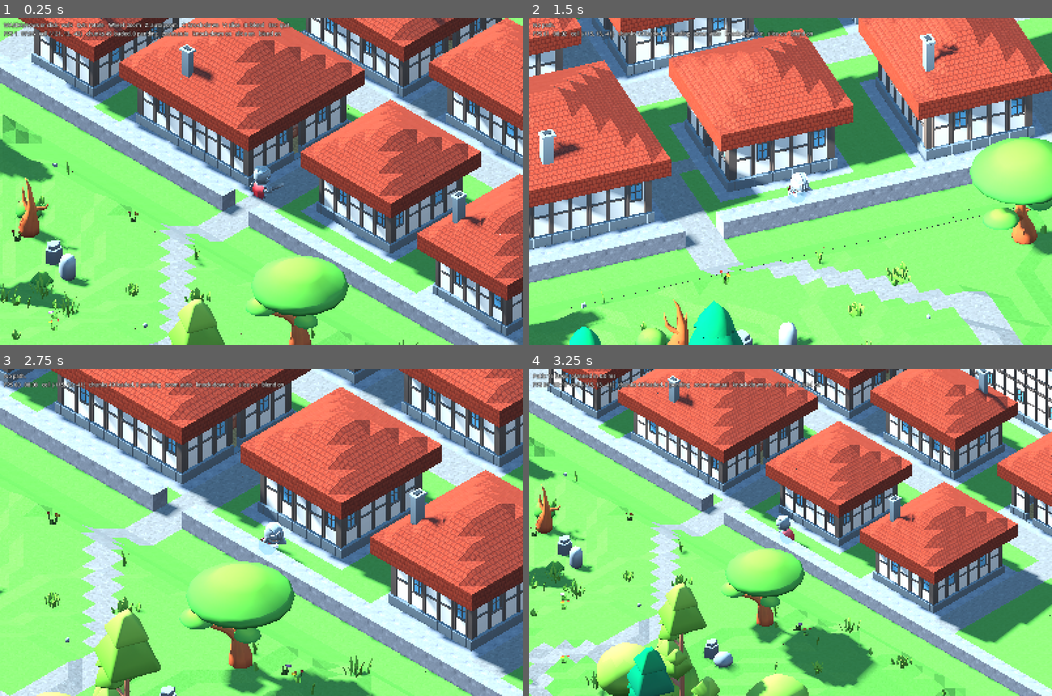
Above: before the commit, frames 1-4 (two rows, left to right).
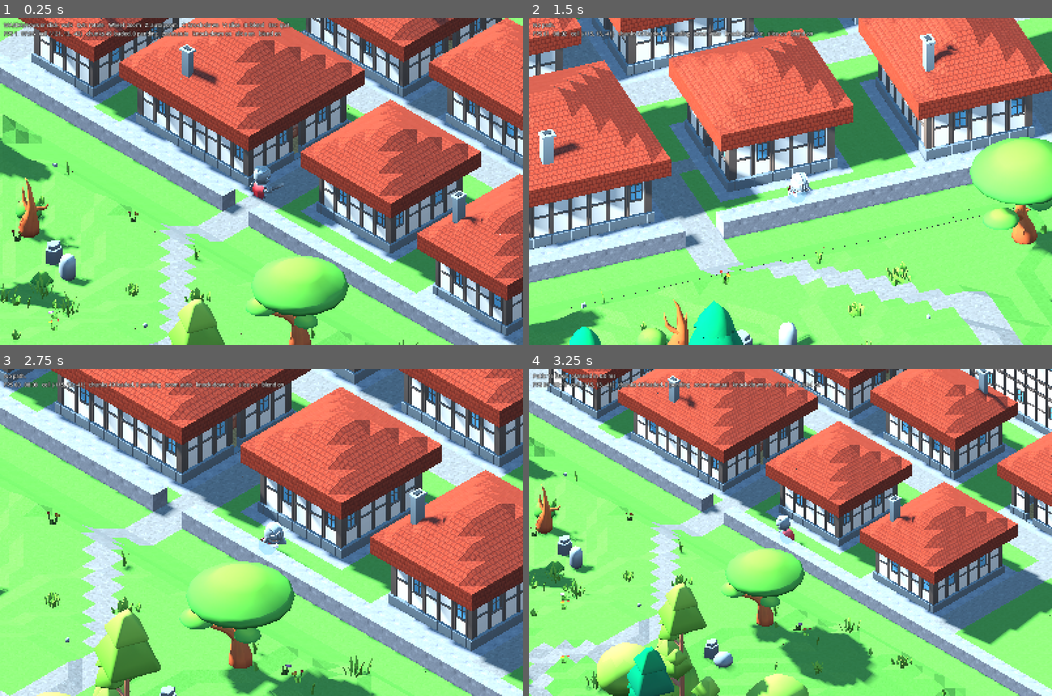
Above: after the commit, the same moments.

Repository: svachalek/iso-rpg
Game: Godot game, scene res://scenes/main.tscn
Same seed, same stepped clock (60 frames per second), same inputs: the game is played once before the commit and once after it.
Inputs (mouse positions are in pixels of both pictures, inside the frame that each line leads up to):
- Up to frame 1 (0.25 s): no input
- Up to frame 2 (1.5 s): tap Enter at 0.5 s; move the mouse to (905, 165) at 0.52 s; hold D 0.53-1.28 s; hold Shift 0.53-1.28 s; click (905, 165) at 0.67 s; move the mouse to (685, 197) at 1.27 s; hold S from 1.28 s (still down); tap Q at 1.35 s
- Up to frame 3 (2.75 s): move the mouse to (313, 460) at 2.02 s; release S at 2.03 s; hold D from 2.03 s (still down); tap E at 2.1 s
- Up to frame 4 (3.25 s): move the mouse to (764, 597) at 2.77 s; release D at 2.78 s; hold W from 2.78 s (still down); tap Z at 2.85 s; click (764, 597) at 2.92 s

The runs differ from the first frame. In frame 1, 3.5% of the frame differs, in the area x 0-100%, y 0-100%; in frame 2, 4.6%; in frame 3, 3.1%; in frame 4, 3.2%.

Commit message:
Keep the sun near its own size in the sky
- The light was widened to 2.2 degrees earlier to hide the shadow crawl,
  but the sun is about half a degree across from here, and a wider light
  reads as a nearer one: its penumbra spreads with distance, so a
  chimney's shadow fanned out into a smudge the further it fell
- Back to 0.8 degrees, with the blur left to soften what the sun's
  turning does to the shadow cascades

Co-Authored-By: Claude Opus 5 <noreply@anthropic.com>
Claude-Session: https://claude.ai/code/session_01PzxxinmoUcJfehNaPA8ew7

Diff:
--- a/scripts/main.gd
+++ b/scripts/main.gd
@@ -236,10 +236,12 @@
 	# shadow edge crawls as the sun turns through the day.
 	sun.directional_shadow_max_distance = 120.0
 	# A visibly sized sun gives soft, distance-dependent shadow edges.
-	# A softer edge also hides what is left of the crawl as the sun turns:
-	# the cascades are fitted to the light, so every turn of it shifts
-	# their texels, and a hard edge shows each shift.
-	sun.light_angular_distance = 2.2
+	# The sun is 0.5 degrees across from here, and a light wider than that
+	# reads as a near one: its penumbra spreads with distance, so a
+	# chimney's shadow fans out the further it falls. Kept near life size,
+	# with the blur left to hide what the sun's turning does to the shadow
+	# cascades.
+	sun.light_angular_distance = 0.8
 	sun.shadow_blur = 2.0
 	add_child(sun)
 	_sun = sun
